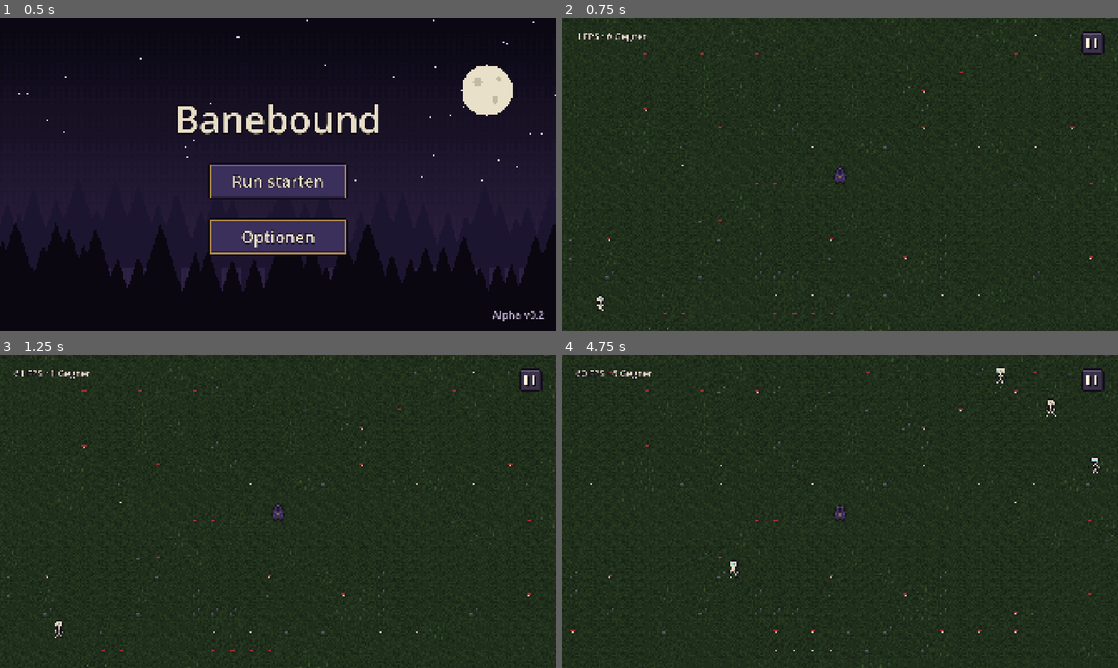
Above: before the commit, frames 1-4 (two rows, left to right).
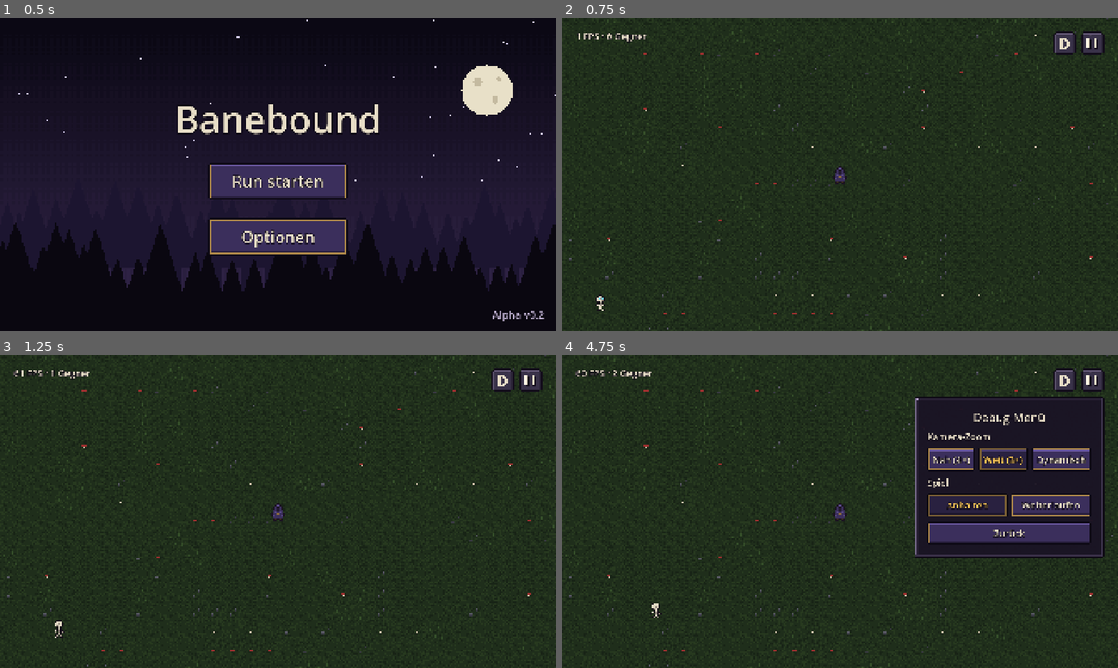
Above: after the commit, the same moments.

Repository: Slydee23/android-bullet-heaven
Game: Godot game, scene res://ui/main_menu.tscn
Same seed, same stepped clock (60 frames per second), same inputs: the game is played once before the commit and once after it.
Inputs (mouse positions are in pixels of both pictures, inside the frame that each line leads up to):
- Up to frame 1 (0.5 s): no input
- Up to frame 2 (0.75 s): click "Run starten" at 0.5 s
- Up to frame 3 (1.25 s): no input
- Up to frame 4 (4.75 s): click (1090, 380) at 1.25 s; click "Weiter" at 2 s; click (1062, 380) at 2.77 s; click (951, 458) at 3.5 s, where only the run after the commit has a clickable "Nah (4×)"; click (1001, 458) at 4.25 s, where only the run after the commit has a clickable "Weit (3×)"

Frame 1 is identical in both runs. In frame 2, 0.3% of the frame differs, in the area x 88-93%, y 4-12%; in frame 3, 0.3%; in frame 4, 17%, in the area x 0-100%, y 0-100%.

Commit message:
M3a+++: debug button in run, debug menu as side panel, keep running option
Co-Authored-By: Claude Opus 5.5 <noreply@anthropic.com>

Diff:
--- a/localization/translations.csv
+++ b/localization/translations.csv
@@ -21,9 +21,11 @@
 PAUSE_ABANDON,Run aufgeben
 PAUSE_ABANDON_CONFIRM,Wirklich aufgeben?
 DEBUG_FPS,%d FPS · %d Gegner
-PAUSE_DEBUG,Debug
 DEBUG_TITLE,Debug-Menü
 DEBUG_CAMERA_ZOOM,Kamera-Zoom
 DEBUG_ZOOM_NEAR,Nah (4×)
 DEBUG_ZOOM_FAR,Weit (3×)
 DEBUG_ZOOM_DYNAMIC,Dynamisch
+DEBUG_GAME_STATE,Spiel
+DEBUG_GAME_PAUSED,Anhalten
+DEBUG_GAME_RUNNING,Weiterlaufen
--- a/scenes/run.tscn
+++ b/scenes/run.tscn
@@ -5,6 +5,7 @@
 [ext_resource type="Script" path="res://scripts/touch_joystick.gd" id="3_joystick"]
 [ext_resource type="Texture2D" path="res://assets/ui/pause_button.png" id="4_pause"]
 [ext_resource type="Script" path="res://scripts/enemy_manager.gd" id="5_enemies"]
+[ext_resource type="Texture2D" path="res://assets/ui/debug_button.png" id="6_debug"]
 
 [node name="Run" type="Node2D" unique_id=439059942]
 script = ExtResource("1_script")
@@ -30,7 +31,23 @@
 mouse_filter = 2
 script = ExtResource("3_joystick")
 
+[node name="DebugButton" type="TextureButton" parent="HUD" groups=["joystick_blocker"]]
+process_mode = 3
+layout_mode = 3
+anchors_preset = 1
+anchor_left = 1.0
+anchor_right = 1.0
+offset_left = -224.0
+offset_top = 48.0
+offset_right = -144.0
+offset_bottom = 128.0
+grow_horizontal = 0
+texture_normal = ExtResource("6_debug")
+ignore_texture_size = true
+stretch_mode = 0
+
 [node name="PauseButton" type="TextureButton" parent="HUD" groups=["joystick_blocker"]]
+process_mode = 3
 layout_mode = 3
 anchors_preset = 1
 anchor_left = 1.0
--- a/scripts/debug_menu.gd
+++ b/scripts/debug_menu.gd
@@ -1,5 +1,6 @@
 extends Control
-## Debug-Menü: nur in Test-Builds (aus Godot gestartet) erreichbar. Testwerte zum Ausprobieren, wächst mit dem Spiel.
+## Debug-Menü: kleines Fenster im Run, nur in Test-Builds (aus Godot gestartet) erreichbar.
+## Testwerte zum Ausprobieren, wächst mit dem Spiel. Das Spiel kann dabei weiterlaufen (siehe Settings.debug_keep_running).
 
 signal closed
 
@@ -10,6 +11,8 @@
 @onready var zoom_near_button: Button = %ZoomNearButton
 @onready var zoom_far_button: Button = %ZoomFarButton
 @onready var zoom_dynamic_button: Button = %ZoomDynamicButton
+@onready var game_paused_button: Button = %GamePausedButton
+@onready var game_running_button: Button = %GameRunningButton
 @onready var back_button: Button = %BackButton
 
 
@@ -23,6 +26,12 @@
 	zoom_near_button.pressed.connect(Settings.set_camera_zoom_mode.bind(Settings.CameraZoomMode.NEAR))
 	zoom_far_button.pressed.connect(Settings.set_camera_zoom_mode.bind(Settings.CameraZoomMode.FAR))
 	zoom_dynamic_button.pressed.connect(Settings.set_camera_zoom_mode.bind(Settings.CameraZoomMode.DYNAMIC))
+
+	game_paused_button.button_pressed = not Settings.debug_keep_running
+	game_running_button.button_pressed = Settings.debug_keep_running
+	game_paused_button.pressed.connect(Settings.set_debug_keep_running.bind(false))
+	game_running_button.pressed.connect(Settings.set_debug_keep_running.bind(true))
+
 	back_button.pressed.connect(close)
 
 
--- a/scripts/pause_menu.gd
+++ b/scripts/pause_menu.gd
@@ -5,7 +5,6 @@
 
 const PixelUI := preload("res://scripts/pixel_ui.gd")
 const OPTIONS_MENU := preload("res://ui/options_menu.tscn")
-const DEBUG_MENU := preload("res://ui/debug_menu.tscn")
 const MAIN_MENU := "res://ui/main_menu.tscn"
 
 ## Zweites Antippen von „Run aufgeben“ bestätigt (schützt vor versehentlichem Aufgeben)
@@ -13,7 +12,6 @@
 
 @onready var resume_button: Button = %ResumeButton
 @onready var options_button: Button = %OptionsButton
-@onready var debug_button: Button = %DebugButton
 @onready var abandon_button: Button = %AbandonButton
 
 
@@ -23,9 +21,6 @@
 	resume_button.pressed.connect(close)
 	options_button.pressed.connect(_on_options_pressed)
 	abandon_button.pressed.connect(_on_abandon_pressed)
-	# Debug-Menü nur in Test-Builds, nicht in einer späteren Veröffentlichung
-	debug_button.visible = OS.is_debug_build()
-	debug_button.pressed.connect(func() -> void: add_child(DEBUG_MENU.instantiate()))
 
 
 func close() -> void:
--- a/scripts/run.gd
+++ b/scripts/run.gd
@@ -11,6 +11,7 @@
 const GROUND_TEXTURE := preload("res://assets/tiles/forest_ground.png")
 const PROPS_TEXTURE := preload("res://assets/tiles/forest_props.png")
 const PAUSE_MENU := preload("res://ui/pause_menu.tscn")
+const DEBUG_MENU := preload("res://ui/debug_menu.tscn")
 const SKELETON := preload("res://data/enemies/skeleton.tres")
 ## Ab so vielen lebenden Gegnern ist der dynamische Zoom ganz draußen (M3: = MAX_ALIVE, ab M7 aus den Wellen-Daten)
 const ZOOM_FULL_ENEMIES := 60
@@ -18,6 +19,7 @@
 const FPS_UPDATE_INTERVAL := 0.5
 
 var _pause_menu: Control
+var _debug_menu: Control
 var _fps_timer := 0.0
 
 @onready var ground: TileMapLayer = $Ground
@@ -27,6 +29,7 @@
 @onready var joystick: TouchJoystick = $HUD/TouchJoystick
 @onready var hud: CanvasLayer = $HUD
 @onready var pause_button: TextureButton = $HUD/PauseButton
+@onready var debug_button: TextureButton = $HUD/DebugButton
 @onready var enemy_manager: EnemyManager = $EnemyManager
 @onready var fps_label: Label = $HUD/FpsLabel
 
@@ -54,10 +57,13 @@
 	camera.limit_bottom = int(arena.size.y)
 	_apply_zoom()
 	camera.snap_zoom()
-	Settings.changed.connect(_apply_zoom)
+	Settings.changed.connect(_on_settings_changed)
 	camera.call_deferred("reset_smoothing")
 
 	pause_button.pressed.connect(open_pause_menu)
+	# Debug-Menü nur in Test-Builds, nicht in einer späteren Veröffentlichung
+	debug_button.visible = OS.is_debug_build()
+	debug_button.pressed.connect(_toggle_debug_menu)
 
 
 func _process(delta: float) -> void:
@@ -87,8 +93,41 @@
 	if _pause_menu:
 		return
 	_pause_menu = PAUSE_MENU.instantiate()
-	_pause_menu.tree_exited.connect(func() -> void: _pause_menu = null)
+	_pause_menu.tree_exited.connect(_on_pause_menu_closed)
 	hud.add_child(_pause_menu)
+
+
+func _on_pause_menu_closed() -> void:
+	_pause_menu = null
+	_update_pause()
+
+
+func _toggle_debug_menu() -> void:
+	if _debug_menu:
+		_debug_menu.queue_free()
+		return
+	_debug_menu = DEBUG_MENU.instantiate()
+	_debug_menu.tree_exited.connect(_on_debug_menu_closed)
+	hud.add_child(_debug_menu)
+	_update_pause()
+
+
+func _on_debug_menu_closed() -> void:
+	_debug_menu = null
+	_update_pause()
+
+
+## Das Spiel steht, solange die Pause offen ist oder das Debug-Menü offen ist und nicht weiterlaufen soll.
+func _update_pause() -> void:
+	# Beim Verlassen des Runs schließen sich die Menüs mit, dann gibt es hier nichts mehr zu steuern
+	if not is_inside_tree():
+		return
+	get_tree().paused = _pause_menu != null or (_debug_menu != null and not Settings.debug_keep_running)
+
+
+func _on_settings_changed() -> void:
+	_apply_zoom()
+	_update_pause()
 
 
 ## Zoom-Testmodus aus dem Debug-Menü übernehmen (Spawn-Abstand passt sich über das sichtbare Rechteck von selbst an)
--- a/scripts/settings.gd
+++ b/scripts/settings.gd
@@ -20,6 +20,8 @@
 var joystick_opacity := 1.0
 ## Nur Testwert (Debug-Menü), bis der Zoom entschieden ist
 var camera_zoom_mode := CameraZoomMode.DYNAMIC
+## Nur Testwert (Debug-Menü): Spiel läuft weiter, während das Debug-Menü offen ist
+var debug_keep_running := false
 
 
 func _ready() -> void:
@@ -44,6 +46,8 @@
 	var zoom_mode: int = config.get_value("debug", "camera_zoom_mode", camera_zoom_mode)
 	if zoom_mode in CameraZoomMode.values():
 		camera_zoom_mode = zoom_mode as CameraZoomMode
+	var keep_running: bool = config.get_value("debug", "keep_running", debug_keep_running)
+	debug_keep_running = keep_running
 
 
 func save_settings() -> void:
@@ -53,6 +57,7 @@
 	config.set_value("controls", "joystick_side", joystick_side)
 	config.set_value("controls", "joystick_opacity", joystick_opacity)
 	config.set_value("debug", "camera_zoom_mode", camera_zoom_mode)
+	config.set_value("debug", "keep_running", debug_keep_running)
 	# Sicher schreiben: erst temporäre Datei, dann ersetzen
 	var temp_path := PATH + ".tmp"
 	if config.save(temp_path) == OK:
@@ -80,6 +85,11 @@
 	_apply()
 
 
+func set_debug_keep_running(keep_running: bool) -> void:
+	debug_keep_running = keep_running
+	_apply()
+
+
 func _apply(persist := true) -> void:
 	if persist:
 		save_settings()
--- a/ui/debug_menu.tscn
+++ b/ui/debug_menu.tscn
@@ -3,6 +3,8 @@
 [ext_resource type="Script" path="res://scripts/debug_menu.gd" id="1_script"]
 
 [sub_resource type="ButtonGroup" id="ButtonGroup_zoom"]
+
+[sub_resource type="ButtonGroup" id="ButtonGroup_game"]
 
 [node name="DebugMenu" type="Control"]
 process_mode = 3
@@ -12,79 +14,87 @@
 anchor_bottom = 1.0
 grow_horizontal = 2
 grow_vertical = 2
+mouse_filter = 2
 script = ExtResource("1_script")
 
-[node name="Backdrop" type="ColorRect" parent="."]
+[node name="Panel" type="PanelContainer" parent="." groups=["joystick_blocker"]]
 layout_mode = 1
-anchors_preset = 15
+anchors_preset = 1
+anchor_left = 1.0
 anchor_right = 1.0
-anchor_bottom = 1.0
-grow_horizontal = 2
-grow_vertical = 2
-color = Color(0.02, 0.01, 0.04, 0.7)
+offset_left = -48.0
+offset_top = 144.0
+offset_right = -48.0
+offset_bottom = 144.0
+grow_horizontal = 0
 
-[node name="Center" type="CenterContainer" parent="."]
-layout_mode = 1
-anchors_preset = 15
-anchor_right = 1.0
-anchor_bottom = 1.0
-grow_horizontal = 2
-grow_vertical = 2
+[node name="Content" type="VBoxContainer" parent="Panel"]
+layout_mode = 2
+theme_override_constants/separation = 16
 
-[node name="Panel" type="PanelContainer" parent="Center"]
+[node name="Title" type="Label" parent="Panel/Content"]
 layout_mode = 2
-
-[node name="Content" type="VBoxContainer" parent="Center/Panel"]
-layout_mode = 2
-theme_override_constants/separation = 28
-
-[node name="Title" type="Label" parent="Center/Panel/Content"]
-layout_mode = 2
-theme_override_font_sizes/font_size = 56
+theme_override_font_sizes/font_size = 40
 text = "DEBUG_TITLE"
 horizontal_alignment = 1
 
-[node name="Grid" type="GridContainer" parent="Center/Panel/Content"]
-layout_mode = 2
-theme_override_constants/h_separation = 40
-theme_override_constants/v_separation = 20
-columns = 2
-
-[node name="ZoomLabel" type="Label" parent="Center/Panel/Content/Grid"]
+[node name="ZoomLabel" type="Label" parent="Panel/Content"]
 layout_mode = 2
 text = "DEBUG_CAMERA_ZOOM"
 
-[node name="ZoomButtons" type="HBoxContainer" parent="Center/Panel/Content/Grid"]
+[node name="ZoomButtons" type="HBoxContainer" parent="Panel/Content"]
 layout_mode = 2
-theme_override_constants/separation = 16
+theme_override_constants/separation = 12
 
-[node name="ZoomNearButton" type="Button" parent="Center/Panel/Content/Grid/ZoomButtons"]
+[node name="ZoomNearButton" type="Button" parent="Panel/Content/ZoomButtons"]
 unique_name_in_owner = true
-custom_minimum_size = Vector2(200, 0)
 layout_mode = 2
+size_flags_horizontal = 3
 toggle_mode = true
 button_group = SubResource("ButtonGroup_zoom")
 text = "DEBUG_ZOOM_NEAR"
 
-[node name="ZoomFarButton" type="Button" parent="Center/Panel/Content/Grid/ZoomButtons"]
+[node name="ZoomFarButton" type="Button" parent="Panel/Content/ZoomButtons"]
 unique_name_in_owner = true
-custom_minimum_size = Vector2(200, 0)
 layout_mode = 2
+size_flags_horizontal = 3
 toggle_mode = true
 button_group = SubResource("ButtonGroup_zoom")
 text = "DEBUG_ZOOM_FAR"
 
-[node name="ZoomDynamicButton" type="Button" parent="Center/Panel/Content/Grid/ZoomButtons"]
+[node name="ZoomDynamicButton" type="Button" parent="Panel/Content/ZoomButtons"]
 unique_name_in_owner = true
-custom_minimum_size = Vector2(200, 0)
 layout_mode = 2
+size_flags_horizontal = 3
 toggle_mode = true
 button_group = SubResource("ButtonGroup_zoom")
 text = "DEBUG_ZOOM_DYNAMIC"
 
-[node name="BackButton" type="Button" parent="Center/Panel/Content"]
+[node name="GameLabel" type="Label" parent="Panel/Content"]
+layout_mode = 2
+text = "DEBUG_GAME_STATE"
+
+[node name="GameButtons" type="HBoxContainer" parent="Panel/Content"]
+layout_mode = 2
+theme_override_constants/separation = 12
+
+[node name="GamePausedButton" type="Button" parent="Panel/Content/GameButtons"]
 unique_name_in_owner = true
-custom_minimum_size = Vector2(320, 96)
 layout_mode = 2
-size_flags_horizontal = 4
+size_flags_horizontal = 3
+toggle_mode = true
+button_group = SubResource("ButtonGroup_game")
+text = "DEBUG_GAME_PAUSED"
+
+[node name="GameRunningButton" type="Button" parent="Panel/Content/GameButtons"]
+unique_name_in_owner = true
+layout_mode = 2
+size_flags_horizontal = 3
+toggle_mode = true
+button_group = SubResource("ButtonGroup_game")
+text = "DEBUG_GAME_RUNNING"
+
+[node name="BackButton" type="Button" parent="Panel/Content"]
+unique_name_in_owner = true
+layout_mode = 2
 text = "BUTTON_BACK"
--- a/ui/pause_menu.tscn
+++ b/ui/pause_menu.tscn
@@ -125,12 +125,6 @@
 layout_mode = 2
 text = "MENU_OPTIONS"
 
-[node name="DebugButton" type="Button" parent="Margin/Layout/Buttons"]
-unique_name_in_owner = true
-custom_minimum_size = Vector2(240, 96)
-layout_mode = 2
-text = "PAUSE_DEBUG"
-
 [node name="AbandonButton" type="Button" parent="Margin/Layout/Buttons"]
 unique_name_in_owner = true
 custom_minimum_size = Vector2(320, 96)
Binary file added: assets/ui/debug_button.png
Not shown, added: assets/ui/debug_button.png.import
Binary file changed: localization/translations.de.translation
Not shown, changed: PLAN.md
